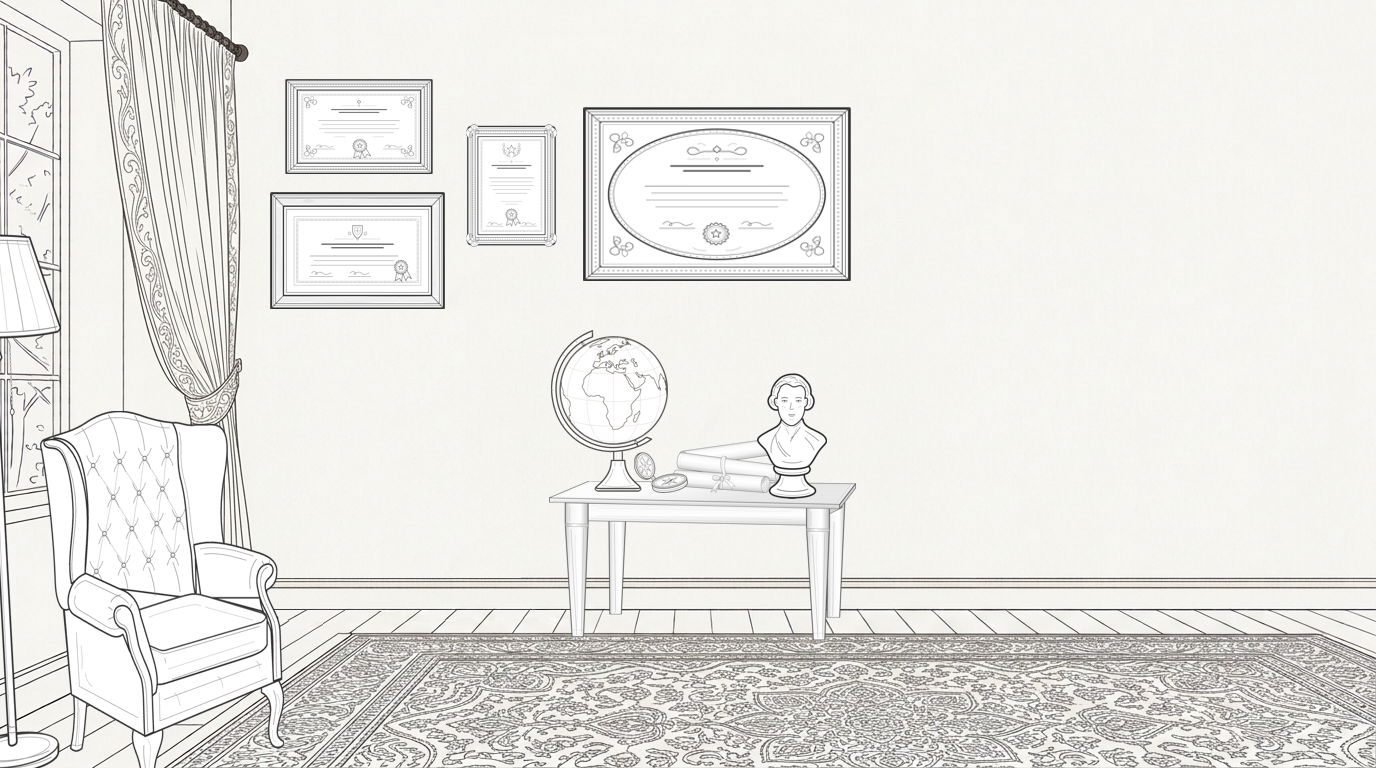
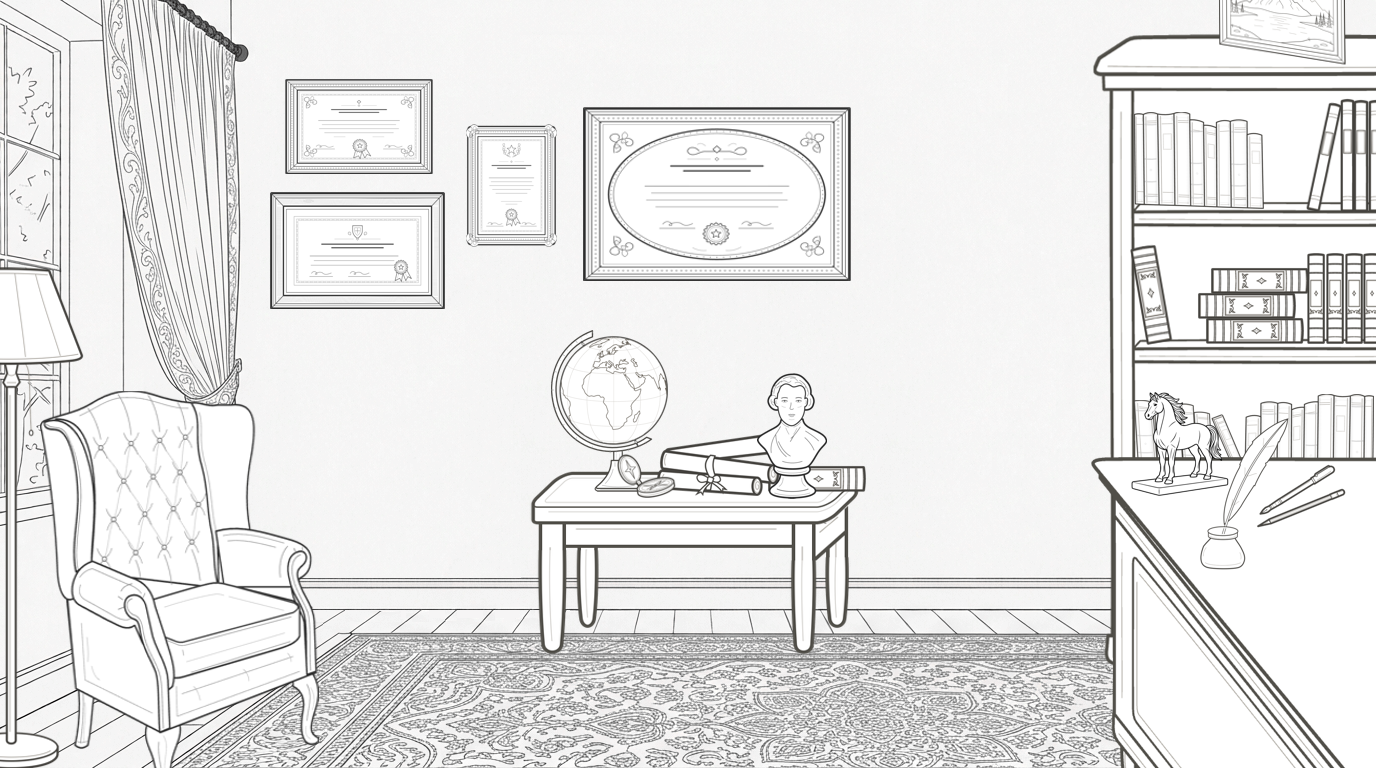
Comparing the layer stacks of the two 1376px x 768px images. Changes:
added layer "pen.png" (1st of 2) above "pen.png" over (1216, 384, 1376, 576)
added layer "quill-holder.png" above "pencil.png" over (1152, 448, 1344, 640)
added layer "quill-feather.png" above "glass-compass.png" over (1152, 320, 1376, 576)
added layer "desk-storybook-depth-view.png" above "globe.png" over (1088, 448, 1376, 768)
added layer "rolled-papers.png" (1st of 2) above "rolled-papers.png" over (640, 384, 832, 512)
hid "rolled-papers.png" (2nd of 2) over (640, 384, 832, 512)
hid "table.png" over (512, 448, 896, 640)
added layer "book-spine-02-small.png" (1st of 5) above "table-short-wide-2x-4px.png" over (704, 384, 896, 512)
added layer "table-short-wide-fancy.png" above "floor-lamp.png" over (512, 448, 896, 704)
added layer "floor-lamp.png" (1st of 2) above "floor-lamp.png" over (0, 256, 128, 768)
hid "floor-lamp.png" (2nd of 2) over (0, 192, 64, 768)
painted on "chair.png" over (0, 384, 320, 768)
added layer "book-spine-02-small.png" (2nd of 5) above "book-spine-02-small.png" over (1088, 128, 1216, 384)
added layer "book-spine-02-small.png" (3rd of 5) above "book-spine-02-small.png" over (1152, 256, 1344, 384)
added layer "book-spine-02-small.png" (4th of 5) above "book-spine-02-small.png" over (1152, 256, 1344, 384)
added layer "book-spine-02-small.png" (5th of 5) above "book-spine-01-small.png" over (1152, 256, 1344, 448)
added layer "book-row.png" above "book-spine-02.png" over (1024, 384, 1280, 576)
added layer "book-row-02.png" (2nd of 3) above "book-row-02.png" over (1152, 320, 1376, 512)
added layer "book-row-02.png" (3rd of 3) above "bookshelf-storybook-four-shelves-empty.png" over (1088, 0, 1344, 256)
added layer "bookshelf-storybook-four-shelves-empty.png" above "Background" over (1088, 0, 1376, 704)
painted on "Background" over (0, 0, 1376, 768)
added layer "Paint Layer 1" over (0, 0, 1376, 768)
…and 13 more changes (12 added, 1 visibility)
